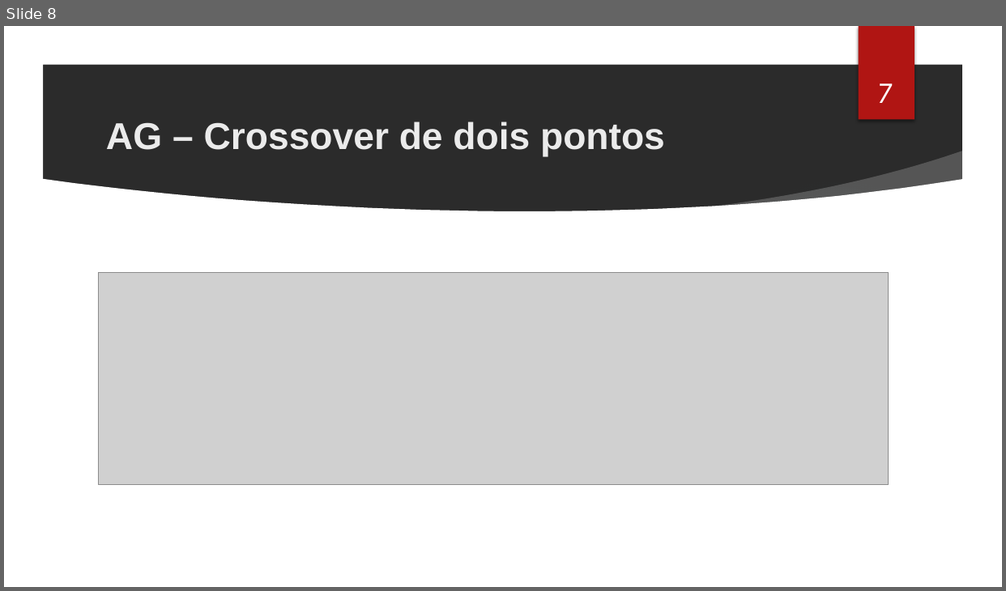
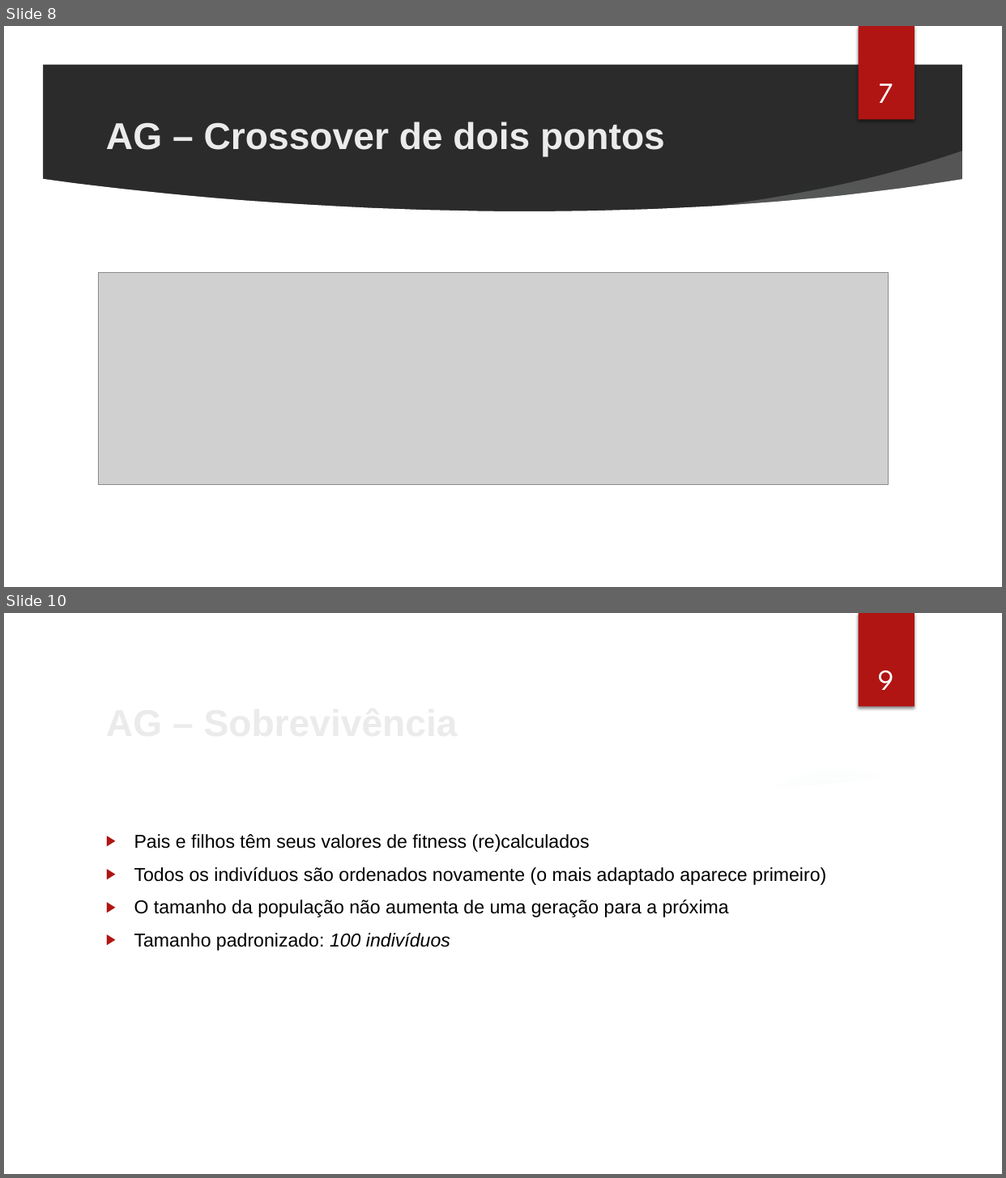
Before and after one commit to cassioss/genetics, a slide deck: presentations/TG2_Apresentacao_Cassio.pptx. Shown one above the other, each under a label of ours: slide 8 before the commit, slides 8 and 10 after it; the slides between them are not shown. The pictures are 1006x591 and 1006x1178 pixels, drawn with LibreOffice and Linux fonts; fonts in the diff are those of the drawing; grey boxes stand for pictures; background and template pictures are left out; a plain dark background stands for a picture behind light text. Boxes give left, top, right and bottom in pixels: in the first picture for what was removed or moved away, otherwise in the second. Text is boxed around its words. In the diff, an @@ line names an element or a change of style, - is before the commit and + after.

```diff
--- a/presentations/TG2_Apresentacao_Cassio.pptx
+++ b/presentations/TG2_Apresentacao_Cassio.pptx
@@ slide 10 added at (x1=4, y1=613, x2=1002, y2=1174), background picture (left out); not listed: 7 template elements that a slide beside it also shows @@
@@ page number added at (x1=878, y1=671, x2=894, y2=690), 28 pt, text #FFFFFF @@
+9
@@ title added at (x1=98, y1=692, x2=820, y2=750), 36 pt, text #EBEBEB, bold @@
+AG – Sobrevivência
@@ text added at (x1=134, y1=834, x2=826, y2=951), 18 pt, text #000000 @@
+▶ Pais e filhos têm seus valores de fitness (re)calculados
+▶ Todos os indivíduos são ordenados novamente (o mais adaptado aparece primeiro)
+▶ O tamanho da população não aumenta de uma geração para a próxima
+▶ Tamanho padronizado: 100 indivíduos
```
Also in this commit, not shown: 3 slides changed, 3 other slides added, 11 slides removed, 6 other files.
